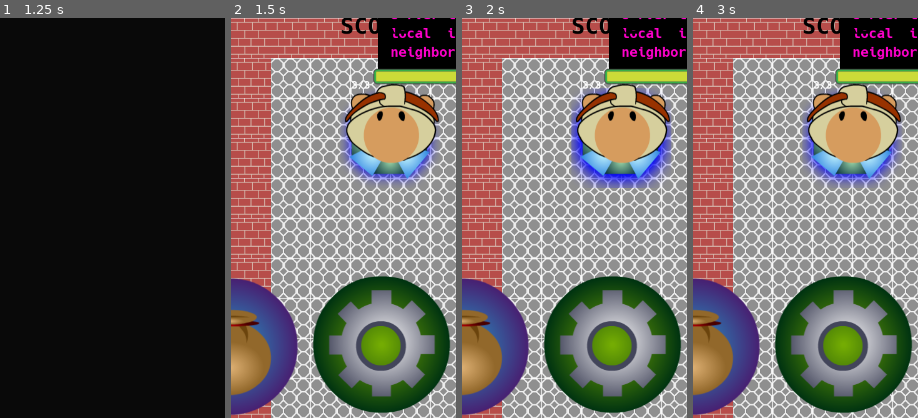
Above: before the commit, frames 1-4 (left to right).
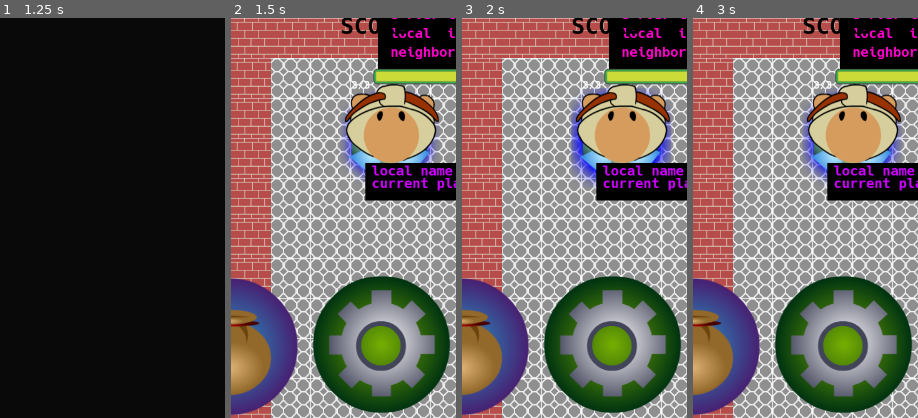
Above: after the commit, the same moments.

Repository: algch/BounceBunny
Game: Godot game, scene res://interface/menu.tscn
The game is run twice, just before and just after one commit, with the same random seed, the same clock (stepped at 60 frames per second) and the same inputs.
Inputs (mouse positions are % of the whole screen's width and height, from its top left):
- Up to frame 1 (1.25 s): click (41, 9) at 0.52 s; type "Alex" at 0.6 s; click (56, 38) at 0.75 s; type "12" at 0.83 s
- Up to frame 2 (1.5 s): click (53, 24) at 1.25 s
- Up to frame 3 (2 s): no input
- Up to frame 4 (3 s): move the mouse to (72, 45) at 2.02 s; tap T (test) at 2.1 s; tap Enter at 2.75 s; move the mouse to (30, 55) at 2.77 s; click (30, 55) at 2.85 s
The pictures show only the part of the screen within x 50-100%, y 50-100%; the shares and areas given below are measured in that part.

Frame 1 is identical in both runs. In frame 2, 3.8% of the frame differs, in the area x 59-100%, y 36-46%; in frame 3, 3.8%; in frame 4, 3.8%.

Commit message:
added more draws

Diff:
--- a/player/player.gd
+++ b/player/player.gd
@@ -158,6 +158,9 @@
 			return 'summon'
 
 func _draw():
+	draw_rect(Rect2(Vector2(-40, 40), Vector2(260, 60)), Color(0, 0, 0))
+	draw_string(default_font, Vector2(-30, 60), 'local name     ' + str(get_name()), Color(0.8, 0, 1))
+	draw_string(default_font, Vector2(-30, 80), 'current plant  ' + str(current_plant), Color(0.8, 0, 1))
 	if current_state != STATE.charging:
 		return
 	draw_circle(
